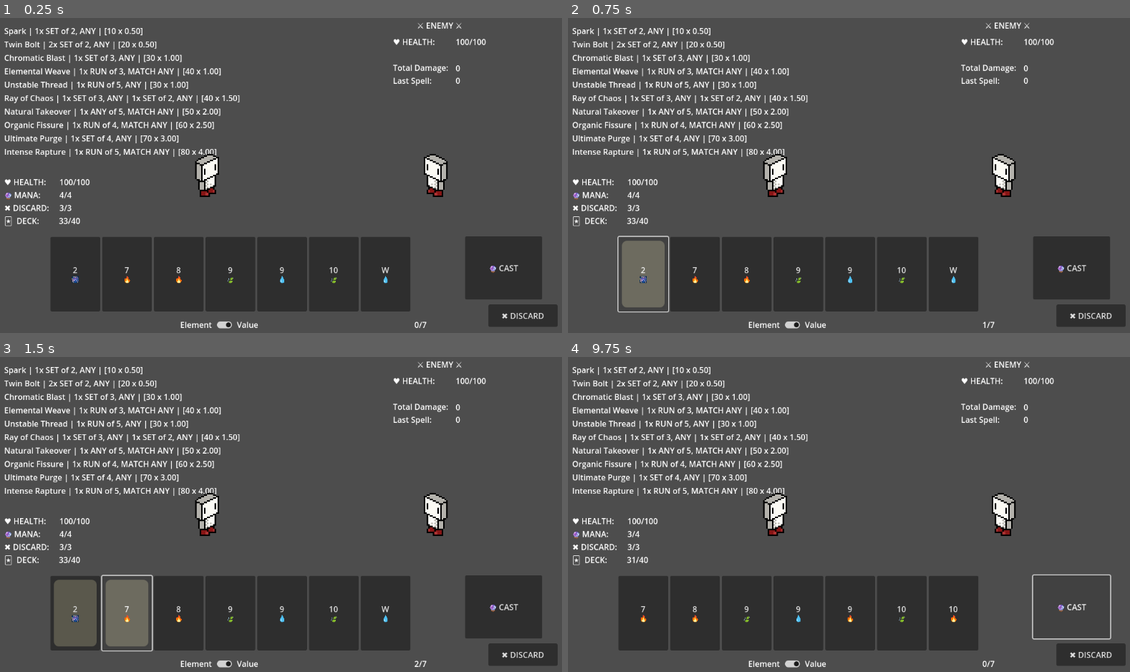
Above: before the commit, frames 1-4 (two rows, left to right).
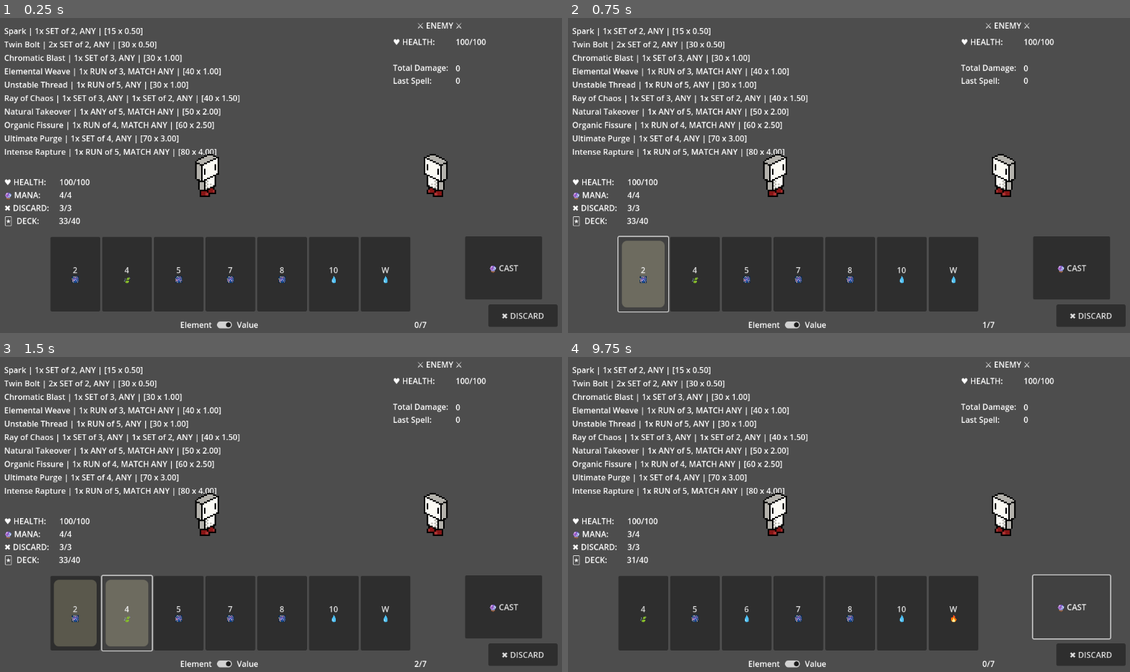
Above: after the commit, the same moments.

Repository: itsdotnickscott/wizard_card_game
Game: Godot game, scene res://scenes/battle.tscn
The game is run twice, just before and just after one commit, with the same random seed, the same clock (stepped at 60 frames per second) and the same inputs.
Inputs (mouse positions are in pixels of both pictures, inside the frame that each line leads up to):
- Up to frame 1 (0.25 s): no input
- Up to frame 2 (0.75 s): click "2 🎆" at 0.5 s
- Up to frame 3 (1.5 s): click (129, 612) at 1.25 s, where only the run before the commit has a clickable "7 🔥"
- Up to frame 4 (9.75 s): click (697, 612) at 2 s, where only the run after the commit has a clickable "4 🍃"; click (747, 612) at 2.75 s, where only the run before the commit has a clickable "8 🔥"; click (747, 612) at 3.5 s, where only the run after the commit has a clickable "5 🎆"; click (798, 612) at 4.25 s, where only the run before the commit has a clickable "9 🍃"; click (798, 612) at 5 s, where only the run after the commit has a clickable "7 🎆"; click (849, 612) at 5.75 s, where only the run before the commit has a clickable "9 💧"; click (849, 612) at 6.5 s, where only the run after the commit has a clickable "8 🎆"; click (899, 612) at 7.25 s, where only the run before the commit has a clickable "10 🍃"; click (899, 612) at 8 s, where only the run after the commit has a clickable "10 💧"; click "W 💧" at 8.75 s; click "🔮 CAST" at 9.5 s

The runs differ from the first frame. In frame 1, 0.2% of the frame differs, in the area x 19-60%, y 3-85%; in frame 2, 0.2%; in frame 3, 0.2%; in frame 4, 0.2%, in the area x 12-70%, y 3-85%.

Commit message:
reward ui
built base ui for choosing a reward

Diff:
--- a/scenes/battle.tscn
+++ b/scenes/battle.tscn
@@ -1,9 +1,10 @@
-[gd_scene load_steps=5 format=3 uid="uid://co63ppggsddeu"]
+[gd_scene load_steps=6 format=3 uid="uid://co63ppggsddeu"]
 
 [ext_resource type="Script" path="res://scripts/battle.gd" id="1_3jwy8"]
 [ext_resource type="PackedScene" uid="uid://ds5bf8cdlryeg" path="res://scenes/battle_ui.tscn" id="1_ft7lq"]
 [ext_resource type="PackedScene" uid="uid://boqhagawdgoqv" path="res://scenes/player.tscn" id="2_0x600"]
 [ext_resource type="PackedScene" uid="uid://bfsu0cdf4p143" path="res://scenes/enemy.tscn" id="3_b0wen"]
+[ext_resource type="PackedScene" uid="uid://djq5yfcgvs60j" path="res://scenes/reward_ui.tscn" id="5_gdms4"]
 
 [node name="Battle" type="Node2D"]
 script = ExtResource("1_3jwy8")
@@ -16,6 +17,9 @@
 [node name="Enemy" parent="." instance=ExtResource("3_b0wen")]
 position = Vector2(840, 270)
 
+[node name="RewardUI" parent="." instance=ExtResource("5_gdms4")]
+visible = false
+
 [connection signal="cast" from="BattleUI" to="." method="cast_action"]
 [connection signal="discard" from="BattleUI" to="." method="discard_action"]
 [connection signal="sort_hand" from="BattleUI" to="." method="_on_battle_ui_sort_hand"]
--- /dev/null
+++ b/scenes/reward_ui.tscn
@@ -0,0 +1,75 @@
+[gd_scene load_steps=2 format=3 uid="uid://djq5yfcgvs60j"]
+
+[ext_resource type="Script" path="res://scripts/reward_ui.gd" id="1_obmo8"]
+
+[node name="RewardUI" type="Control"]
+layout_mode = 3
+anchors_preset = 15
+anchor_right = 1.0
+anchor_bottom = 1.0
+grow_horizontal = 2
+grow_vertical = 2
+script = ExtResource("1_obmo8")
+
+[node name="VictoryPanel" type="Panel" parent="."]
+layout_mode = 0
+offset_left = 327.0
+offset_top = 48.0
+offset_right = 858.0
+offset_bottom = 599.0
+
+[node name="Label" type="Label" parent="VictoryPanel"]
+layout_mode = 0
+offset_left = 108.0
+offset_top = 13.0
+offset_right = 414.0
+offset_bottom = 270.0
+text = "VICTORY!
+
+LOOT
+
+
+
+BATTLE REWARD
+
+
+Choose One:"
+horizontal_alignment = 1
+
+[node name="LootLabel" type="Label" parent="VictoryPanel"]
+layout_mode = 0
+offset_left = 179.0
+offset_top = 198.0
+offset_right = 342.0
+offset_bottom = 221.0
+text = "Spellbook"
+horizontal_alignment = 1
+
+[node name="RewardLabel" type="Label" parent="VictoryPanel"]
+layout_mode = 0
+offset_left = 179.0
+offset_top = 90.0
+offset_right = 342.0
+offset_bottom = 113.0
+text = "+ 10 Gold
++ 10 Dust"
+horizontal_alignment = 1
+
+[node name="Choices" type="VBoxContainer" parent="VictoryPanel"]
+layout_mode = 0
+offset_left = 53.0
+offset_top = 279.0
+offset_right = 474.0
+offset_bottom = 516.0
+
+[node name="Choice1" type="Button" parent="VictoryPanel/Choices"]
+layout_mode = 2
+text = "Choice 1"
+
+[node name="Choice2" type="Button" parent="VictoryPanel/Choices"]
+layout_mode = 2
+text = "Choice 2"
+
+[node name="Choice3" type="Button" parent="VictoryPanel/Choices"]
+layout_mode = 2
+text = "Choice 3"
--- a/scripts/analysis.gd
+++ b/scripts/analysis.gd
@@ -27,8 +27,6 @@
 		sample_probabilities(spell)
 
 
-
-
 ## Simulates hands and prints the probability the drawn hand matches the given [param spell].
 func sample_probabilities(spell: Spell) -> void:
 	var result := 0
@@ -39,7 +37,7 @@
 
 	var best_hand := []
 
-	var samples := 10000
+	var samples := 1000
 
 	for i in range(samples):
 		deck.shuffle()
@@ -142,7 +140,7 @@
 	elif valid.size() > 1:
 		var best: Spell = valid[0]
 		var high: float = calc_dmg(get_hand_from_spell(valid[0], hand), valid[0])
-		print(high)
+
 		for spell in valid.slice(1):
 			var scoring_hand := get_hand_from_spell(spell, hand)
 			var dmg := calc_dmg(scoring_hand, spell)
--- a/scripts/battle.gd
+++ b/scripts/battle.gd
@@ -3,7 +3,9 @@
 
 @onready var player: Player = get_node("Player")
 @onready var enemy: Enemy = get_node("Enemy")
+
 @onready var battle_ui: Control = get_node("BattleUI")
+@onready var reward_ui: Control = get_node("RewardUI")
 
 
 var total_dmg: float = 0.0
@@ -39,6 +41,11 @@
 		enemy.take_dmg(dmg)
 		total_dmg += dmg
 
+		if enemy.health < 0:
+			reward_ui.visible = true
+			battle_ui.visible = false
+			reward_ui.set_rewards(Reward.get_random_rewards(3, Reward.Type.TOME))
+
 		battle_ui.update_enemy_stats(enemy, dmg, total_dmg)
 
 	player_turn()
--- a/scripts/battle_ui.gd
+++ b/scripts/battle_ui.gd
@@ -73,8 +73,9 @@
 	# Create new buttons based on player hand
 	for card in hand:
 		player_hand_ui.add_child(card)
-		card.setup_card_for_ui()
-		card.update_selected.connect(_on_card_update_selected)
+		if not card.ui_ready:
+			card.setup_card_for_ui()
+			card.update_selected.connect(_on_card_update_selected)
 
 
 func update_enemy_stats(enemy: Enemy, new_dmg: float = -1, tot_dmg: float = -1) -> void:
--- a/scripts/card.gd
+++ b/scripts/card.gd
@@ -21,6 +21,8 @@
 var element: Element
 var selected: bool = false
 
+var ui_ready: bool = false
+
 
 func select_card(to_select: bool = true):
 	selected = to_select
@@ -32,6 +34,7 @@
 func setup_card_for_ui() -> void:
 	_set_display()
 	button.pressed.connect(_on_card_pressed)
+	ui_ready = true
 
 
 ## Sets up the [member Card.rank] and [member Card.element]. Should be called after using
--- a/scripts/reward.gd
+++ b/scripts/reward.gd
@@ -64,80 +64,21 @@
 }
 
 
-var type: Type
+static func get_random_reward(type: Type) -> Variant:
+	var rng := RandomNumberGenerator.new()
+
+	match type:
+		Type.TOME:
+			var i := rng.randi_range(0, Spell.get_spell_library().size() - 1)
+			return Spell.get_spell_library().values()[i]
+		_:
+			return null
 
 
-func _init(reward: Type) -> void:
-	type = reward
-
-
-func gain_reward() -> void:
-	pass
-
-	"""
-	SPELLBOOK
-		2-card
-
-		- *** Twin Bolt (1 Set of 2, Any)
-			Lvl 1: 15 x 1.0
-
-		3-card
-
-		- *** Elemental Weave (1 Run of 3, Match Any)
-			Lvl 1: 10 x 2.0
-
-		- *** Chromatic Blast (1 Set of 3, Any)
-			Lvl 1: 15 x 2.0
-
-		4-card
-
-		- *** Prismatic Orb (2 Sets of 2, Any)
-			Lvl 1: 30 x 1.0
-
-		- *** Organic Fissure (1 Run of 4, Match Any)
-			Lvl 1:
-
-		- *** Intense Rapture (1 Set of 4, Any)
-			Lvl 1:
-
-		5-card
-
-		- *** Unstable Thread (1 Run of 5, Any)
-			Lvl 1:
-
-		- Chaotic Purge (1 Set of 5, Any)
-			Lvl 1:
-
-		- *** Natural Takeover (1 Any of 5, Match Any)
-			Lvl 1:
-
-		- Brilliant Beam ()
-
-		6-card
-
-		- Rapid Rush (2 Runs of 3, Match Any)
-			Lvl 1: 20 x 2.0
-
-		- Spell Name (2 Sets of 3, Any)
-			Lvl 1: 20 x 2.0
-
-		- Spell Name (3 Sets of 2, Any)
-			Lvl 1: 20 x 2.0
-
-
-
-	ARCANE TOME
-
-
-	FIRE TOME
-
-
-	WATER TOME
-
-
-	EARTH TOME
-
-
-	ANCIENT TOME
-
-	"""
+static func get_random_rewards(quantity: int, type: Type) -> Array:
+	var choices := []
+	while choices.size() < quantity:
+		var reward = get_random_reward(type)
+		if not reward in choices:
+			choices.append(reward)
+	return choices
--- /dev/null
+++ b/scripts/reward_ui.gd
@@ -0,0 +1,24 @@
+extends Control
+
+
+@onready var choices_ui: VBoxContainer = get_node("VictoryPanel/Choices")
+
+
+var choices: Array = []
+
+
+func set_rewards(rewards: Array):
+	choices = rewards
+
+	# Delete current labels
+	for child in choices_ui.get_children():
+		choices_ui.remove_child(child)
+
+	# Create new labels for each spell
+	for reward in rewards:
+		var button := Button.new()
+
+		if reward is Spell:
+			button.text = Analysis.get_spell_info(reward)
+
+		choices_ui.add_child(button)
--- a/scripts/spell.gd
+++ b/scripts/spell.gd
@@ -53,13 +53,13 @@
 		"spark": Spell.new(
 			"Spark",
 			[Spell.RankCombo.SET], [Spell.ElemCombo.ANY],
-			[2], [1], 10, 0.5
+			[2], [1], 15, 0.5
 		),
 
 		"bolt": Spell.new(
 			"Twin Bolt",
 			[Spell.RankCombo.SET], [Spell.ElemCombo.ANY],
-			[2], [2], 20, 0.5
+			[2], [2], 30, 0.5
 		),
 
 		"blast": Spell.new(
